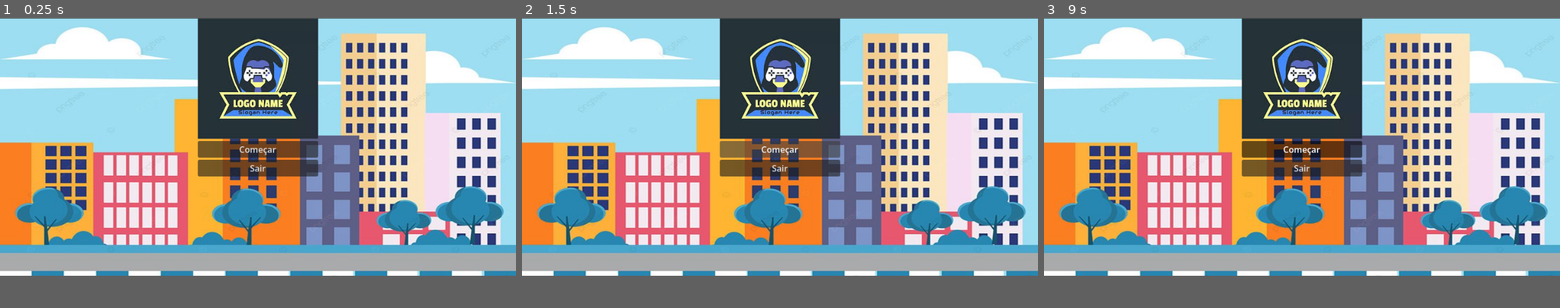
Above: before the commit, frames 1-3 (left to right).
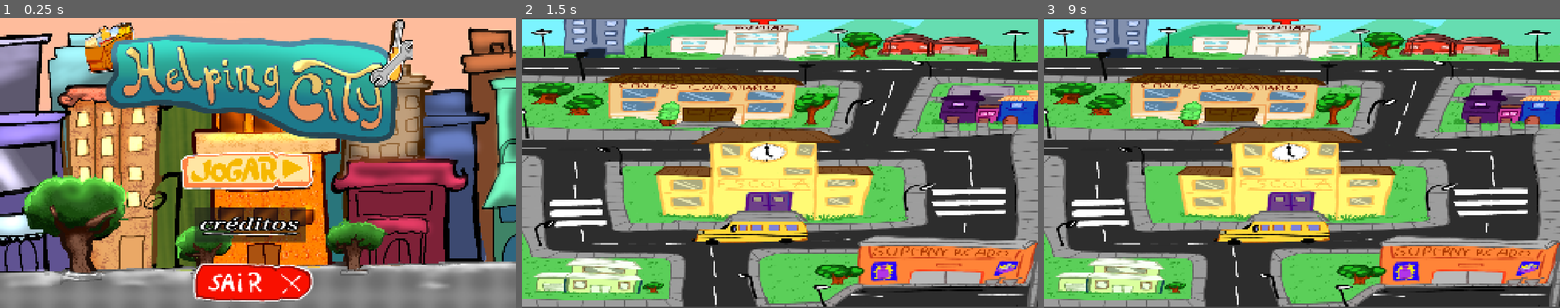
Above: after the commit, the same moments.

Repository: joaquim-juaca/Jogo-Helping-City
Game: Godot game, scene res://scenes/title_screen.tscn
The game is run twice, just before and just after one commit, with the same random seed, the same clock (stepped at 60 frames per second) and the same inputs.
Inputs (mouse positions are in pixels of both pictures, inside the frame that each line leads up to):
- Up to frame 1 (0.25 s): no input
- Up to frame 2 (1.5 s): click (769, 200) at 0.52 s; click (780, 148) at 1.25 s, where only the run before the commit has a clickable "Começar"
- Up to frame 3 (9 s): click (1302, 148) at 2 s, where only the run before the commit has a clickable "Começar"; click (1302, 148) at 2.75 s, where only the run before the commit has a clickable "Começar"; tap Enter at 3.5, 5, 7.25 s; move the mouse to (1415, 134) at 3.52 s; click (1415, 134) at 3.67 s; tap Space at 4.25, 6.5, 8 s; move the mouse to (1198, 160) at 4.27 s; click (1198, 160) at 4.42 s; move the mouse to (1353, 90) at 5.02 s; click (1353, 90) at 5.17 s; click (1291, 154) at 5.77 s; move the mouse to (1276, 197) at 6.52 s; click (1276, 197) at 6.67 s; move the mouse to (1456, 186) at 7.27 s; click (1456, 186) at 7.42 s; move the mouse to (1147, 107) at 8.02 s; click (1147, 107) at 8.17 s; move the mouse to (1327, 145) at 8.77 s; click (1327, 145) at 8.92 s
In our replay, the window is 800x400 before the commit and 800x450 after it. These sizes can differ from the game's own. Grey fills any space a smaller window leaves; there, only what the larger window draws over its background counts as a difference.

The runs differ from the first frame. In frame 1, 97% of the frame differs, in the area x 0-100%, y 0-100%; in frame 2, 94%; in frame 3, 94%.
Error before the commit: Parse Error: Expected closing ")" after call arguments. (res://scipts/title_screen.gd:15)

Commit message:
atualizção

Diff:
--- a/Jogo/project.godot
+++ b/Jogo/project.godot
@@ -17,10 +17,11 @@
 
 [display]
 
-window/size/viewport_width=960
-window/size/viewport_height=480
+window/size/viewport_width=1920
+window/size/viewport_height=1080
 window/size/mode=2
-window/stretch/mode="viewport"
+window/stretch/mode="canvas_items"
+window/stretch/aspect="ignore"
 
 [physics]
 
--- /dev/null
+++ b/Jogo/scenes/MapaTeste.tscn
@@ -0,0 +1,31 @@
+[gd_scene format=3 uid="uid://dtg7stcrlhauk"]
+
+[ext_resource type="Script" uid="uid://bcbwdp2iiptgu" path="res://scipts/mapa_teste.gd" id="1_enq2i"]
+[ext_resource type="Texture2D" uid="uid://cjyposojiwc5a" path="res://sprites/mapa.png" id="2_enq2i"]
+
+[node name="Node2D" type="Node2D" unique_id=1431591113]
+script = ExtResource("1_enq2i")
+
+[node name="Area2D" type="Area2D" parent="." unique_id=877640914]
+
+[node name="Polygon2D" type="Polygon2D" parent="Area2D" unique_id=671726746]
+position = Vector2(-19.87685, 73.54842)
+scale = Vector2(2.8376253, 2.392962)
+color = Color(0.1882353, 0.16862746, 1, 1)
+polygon = PackedVector2Array(66.259, -100.941, 66.209175, -221.29411, 266.37656, -221.29411, 269.19583, -97.59805)
+uv = PackedVector2Array(66.259, -100.941, 66.209175, -221.29411, 266.37656, -221.29411, 269.19583, -97.59805)
+
+[node name="CollisionPolygon2D" type="CollisionPolygon2D" parent="Area2D" unique_id=2055408174]
+position = Vector2(-19.87685, 73.54842)
+scale = Vector2(2.8376253, 2.392962)
+polygon = PackedVector2Array(66.259, -100.941, 54.932, -221.294, 266.377, -221.294, 269.196, -97.598)
+
+[node name="Sprite2D" type="Sprite2D" parent="." unique_id=1347860311]
+position = Vector2(4.2915344e-06, -7.6293945e-06)
+scale = Vector2(0.99999994, 0.9925926)
+texture = ExtResource("2_enq2i")
+
+[node name="Camera2D" type="Camera2D" parent="." unique_id=989050628]
+
+[connection signal="input_event" from="Area2D" to="." method="_on_area_2d_input_event"]
+[connection signal="mouse_exited" from="Area2D" to="." method="_on_area_2d_mouse_exited"]
--- a/Jogo/scenes/title_screen.tscn
+++ b/Jogo/scenes/title_screen.tscn
@@ -1,8 +1,11 @@
 [gd_scene format=3 uid="uid://b277y43c07wcp"]
 
-[ext_resource type="Texture2D" uid="uid://c20hgpwus575b" path="res://logo.jpg" id="1_fgkus"]
 [ext_resource type="Script" uid="uid://d38wdv6ihml6h" path="res://scipts/title_screen.gd" id="1_s4lrb"]
-[ext_resource type="Texture2D" uid="uid://bvtptss6ik74r" path="res://72eb903ee884f7c03d7fadd74616a457.jpg" id="1_sa3yf"]
+[ext_resource type="Texture2D" uid="uid://blo7cl3y2rnl3" path="res://sprites/209 Sem Título_20260208211447.png" id="2_dc4i4"]
+[ext_resource type="Texture2D" uid="uid://ceji3y8ubbj8m" path="res://sprites/209 Sem Título_20260208215532.png" id="3_mgrm8"]
+[ext_resource type="Texture2D" uid="uid://cyhgsn66a7q1b" path="res://sprites/209 Sem Título_20260208215521.png" id="4_dc4i4"]
+[ext_resource type="Texture2D" uid="uid://bx2f4jymofdeh" path="res://sprites/209 Sem Título_20260208215505.png" id="5_3yumr"]
+[ext_resource type="Texture2D" uid="uid://b1pjh5mk8ss77" path="res://sprites/209 Sem Título_20260208215454.png" id="5_e54dn"]
 
 [node name="TitleScreen" type="Control" unique_id=1462370575]
 layout_mode = 3
@@ -11,50 +14,85 @@
 anchor_bottom = 1.0
 grow_horizontal = 2
 grow_vertical = 2
+size_flags_horizontal = 3
 script = ExtResource("1_s4lrb")
 
-[node name="bg" type="TextureRect" parent="." unique_id=1407275433]
+[node name="MarginContainer" type="MarginContainer" parent="." unique_id=1080885884]
 layout_mode = 0
-offset_left = -1.0
-offset_top = 1.0
-offset_right = 961.0
-offset_bottom = 480.0
-texture = ExtResource("1_sa3yf")
-expand_mode = 2
-
-[node name="MarginContainer" type="MarginContainer" parent="." unique_id=719247958]
-layout_mode = 1
-anchors_preset = 15
-anchor_right = 1.0
-anchor_bottom = 1.0
-offset_left = -1.0
-offset_top = 1.0
-offset_right = 1.0
+offset_right = 1920.0
+offset_bottom = 1080.0
 grow_horizontal = 2
 grow_vertical = 2
 
-[node name="HBoxContainer" type="HBoxContainer" parent="MarginContainer" unique_id=1505999606]
+[node name="TextureRect" type="TextureRect" parent="MarginContainer" unique_id=1010208001]
 layout_mode = 2
-size_flags_horizontal = 4
-size_flags_vertical = 0
+texture = ExtResource("2_dc4i4")
 
-[node name="VBoxContainer" type="VBoxContainer" parent="MarginContainer/HBoxContainer" unique_id=839258416]
-layout_mode = 2
-size_flags_horizontal = 6
+[node name="Logo" type="TextureRect" parent="MarginContainer/TextureRect" unique_id=39755262]
+layout_mode = 0
+offset_left = 317.0
+offset_top = 5.0
+offset_right = 1535.0
+offset_bottom = 818.0
+texture = ExtResource("3_mgrm8")
 
-[node name="Logo" type="TextureRect" parent="MarginContainer/HBoxContainer/VBoxContainer" unique_id=352032917]
-layout_mode = 2
-texture = ExtResource("1_fgkus")
+[node name="Jogar" type="Button" parent="." unique_id=1715819662]
+layout_mode = 1
+anchors_preset = 8
+anchor_left = 0.5
+anchor_top = 0.5
+anchor_right = 0.5
+anchor_bottom = 0.5
+offset_left = -240.0
+offset_top = -30.0
+offset_right = 178.0
+offset_bottom = 100.0
+grow_horizontal = 2
+grow_vertical = 2
 
-[node name="começar" type="Button" parent="MarginContainer/HBoxContainer/VBoxContainer" unique_id=769512911]
-layout_mode = 2
-text = "Começar
-"
+[node name="Sprite2D" type="Sprite2D" parent="Jogar" unique_id=1520528455]
+position = Vector2(179.50003, 52.75)
+scale = Vector2(1.2132198, 1.0209004)
+texture = ExtResource("4_dc4i4")
 
-[node name="sair" type="Button" parent="MarginContainer/HBoxContainer/VBoxContainer" unique_id=550900617]
-layout_mode = 2
-text = "Sair
-"
+[node name="Creditos" type="Button" parent="." unique_id=151452401]
+layout_mode = 1
+anchors_preset = 8
+anchor_left = 0.5
+anchor_top = 0.5
+anchor_right = 0.5
+anchor_bottom = 0.5
+offset_left = -238.0
+offset_top = 166.0
+offset_right = 180.0
+offset_bottom = 296.0
+grow_horizontal = 2
+grow_vertical = 2
 
-[connection signal="pressed" from="MarginContainer/HBoxContainer/VBoxContainer/começar" to="." method="_on_começar_pressed"]
-[connection signal="pressed" from="MarginContainer/HBoxContainer/VBoxContainer/sair" to="." method="_on_sair_pressed"]
+[node name="Sprite2D" type="Sprite2D" parent="Creditos" unique_id=1946486939]
+position = Vector2(224, 52.999985)
+scale = Vector2(2.1948051, 1.3208952)
+texture = ExtResource("5_3yumr")
+
+[node name="Sair" type="Button" parent="." unique_id=276750433]
+layout_mode = 1
+anchors_preset = 8
+anchor_left = 0.5
+anchor_top = 0.5
+anchor_right = 0.5
+anchor_bottom = 0.5
+offset_left = -202.0
+offset_top = 380.0
+offset_right = 138.0
+offset_bottom = 514.0
+grow_horizontal = 2
+grow_vertical = 2
+
+[node name="Sprite2D" type="Sprite2D" parent="Sair" unique_id=1853274682]
+position = Vector2(218.99997, 65.99999)
+scale = Vector2(2.0803573, 1.5870969)
+texture = ExtResource("5_e54dn")
+
+[connection signal="pressed" from="Jogar" to="." method="_on_jogar_pressed"]
+[connection signal="button_up" from="Creditos" to="." method="_on_creditos_button_up"]
+[connection signal="pressed" from="Sair" to="." method="_on_sair_pressed"]
--- /dev/null
+++ b/Jogo/scipts/mapa_teste.gd
@@ -0,0 +1,26 @@
+extends Node2D
+
+func _input(event):
+	if event is InputEventMouseButton and event.pressed:
+		var pos = get_global_mouse_position()
+		print("Clique em:", pos)
+
+var regiao1 = Rect2(Vector2(100, 100), Vector2(200, 150))
+var regiao2 = Rect2(Vector2(400, 200), Vector2(150, 150))
+
+func _entrada(event):
+	if event is InputEventMouseButton and event.pressed:
+		var pos = event.position
+		if regiao1.has_point(pos):
+			get_tree().change_scene_to_file("res://scenes/Mapa.tscn")
+		elif regiao2.has_point(pos):
+			get_tree().change_scene_to_file("res://scenes/Mapa.tscn")
+
+
+func _on_area_2d_input_event(viewport: Node, event: InputEvent, shape_idx: int) -> void:
+		if event is InputEventMouseButton and event.pressed:
+			get_tree().change_scene_to_file("res://scenes/title_screen.tscn")
+
+
+func _on_regiao1_mouse_exited():
+	$Polygon2D.color = Color.WHITE
--- a/Jogo/scipts/title_screen.gd
+++ b/Jogo/scipts/title_screen.gd
@@ -7,12 +7,16 @@
 
 
 # Called every frame. 'delta' is the elapsed time since the previous frame.
-func _process(delta: float) -> void:
-	pass
 
 
-func _on_começar_pressed() -> void:
-	get_tree().change_scene_to_file("res://scenes/Mapa.tscn"S)
+
+
+func _on_jogar_pressed() -> void:
+	get_tree().change_scene_to_file("res://scenes/MapaTeste.tscn")
+
+func _on_creditos_button_up() -> void:
+	pass # Replace with function body.
+
 
 func _on_sair_pressed() -> void:
 	get_tree().quit()
Not shown, added: Jogo/scipts/mapa_teste.gd.uid
Not shown, added: Jogo/sons/dialogo.mp3.import
Not shown, added: Jogo/sons/fmissoes.mp3.import
Not shown, added: Jogo/sons/inicial.mp3.import
Not shown, added: Jogo/sons/mapa.mp3.import
Not shown, added: Jogo/sons/perdeu.mp3.import
Not shown, added: Jogo/sons/vitoria.mp3.import
Binary file added: Jogo/sprites/209 Sem Título_20260208211447.png
Not shown, added: Jogo/sprites/209 Sem Título_20260208211447.png.import
Binary file added: Jogo/sprites/209 Sem Título_20260208215454.png
Not shown, added: Jogo/sprites/209 Sem Título_20260208215454.png.import
Binary file added: Jogo/sprites/209 Sem Título_20260208215505.png
(and 24 more such lines)
